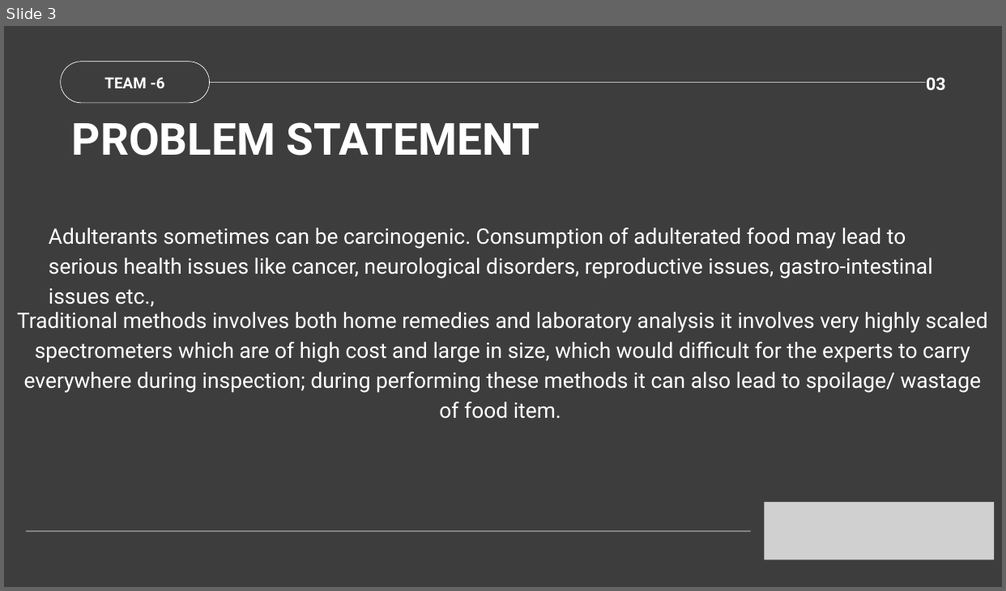
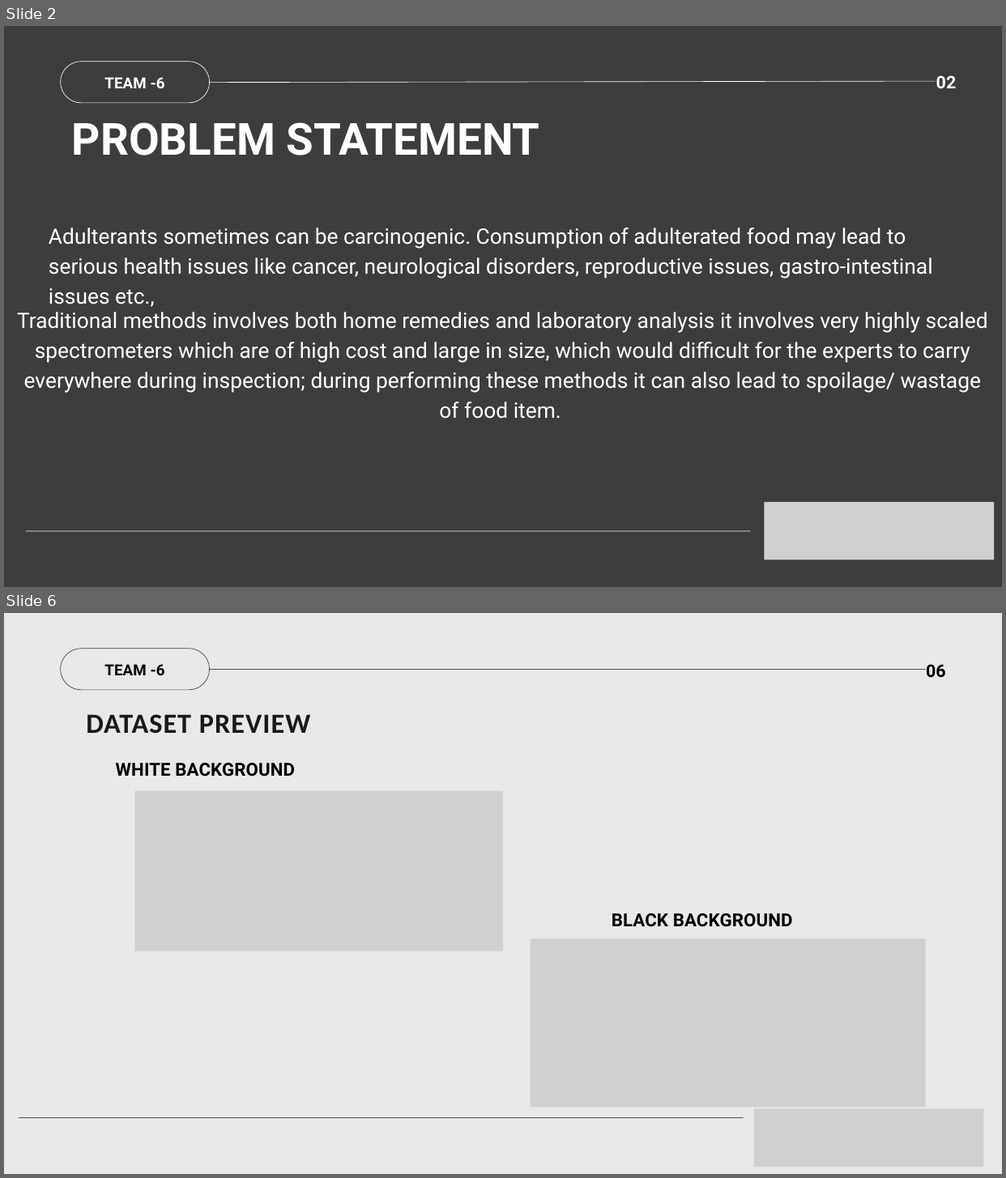
Before and after one commit to KV-a1/Analog-and-NN-CNN-GNN, a slide deck: TEAM - 6.pptx. Shown one above the other, each under a label of ours: slide 3 before the commit, slides 2 and 6 after it; the slides between them are not shown. The pictures are 1006x591 and 1006x1178 pixels, drawn with LibreOffice and Linux fonts; fonts in the diff are those of the drawing; grey boxes stand for pictures. Boxes give left, top, right and bottom in pixels: in the first picture for what was removed or moved away, otherwise in the second. Text is boxed around its words. In the diff, an @@ line names an element or a change of style, - is before the commit and + after.

```diff
--- a/TEAM - 6.pptx
+++ b/TEAM - 6.pptx
@@ slide 6 added at <box>4,613,1002,1174</box>, background #E8E8E8 @@
@@ freeform shape added at <box>60,648,210,690</box>, fill #3D3D3D @@
@@ text added at <box>104,664,165,675</box>, 22 pt, text #000000, bold @@
+TEAM -6
@@ line added from (210, 670) to (926, 670), #000000 0.75 pt @@
@@ text added at <box>926,664,946,678</box>, 25 pt, text #000000, bold @@
+06
@@ text added at <box>86,714,310,733</box>, 40 pt, text #191919, bold @@
+DATASET PREVIEW
@@ text added at <box>116,763,295,777</box>, 26 pt, text #000000, bold @@
+WHITE BACKGROUND
@@ picture added at <box>134,790,503,952</box> @@
@@ text added at <box>612,914,793,927</box>, 26 pt, text #000000, bold @@
+BLACK BACKGROUND
@@ picture added at <box>530,939,925,1107</box> @@
@@ line added from (19, 1118) to (743, 1118), #000000 0.75 pt @@
@@ picture added at <box>753,1109,983,1167</box> @@
@@ what was slide 3 is now slide 2 @@
@@ slide 2 changed as well @@
@@ line moved from (210, 83) - (926, 83) to (210, 83) - (936, 81) @@
@@ text at <box>936,75,957,88</box>: text changed @@
-03
+02
```
Also in this commit, not shown: 3 other slides changed, 5 other slides added, 10 slides removed.
